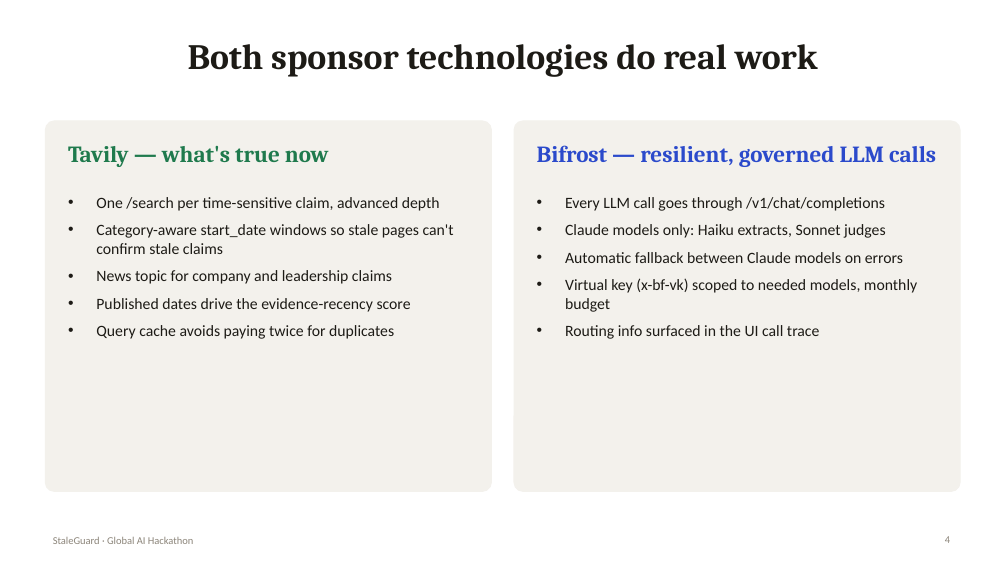
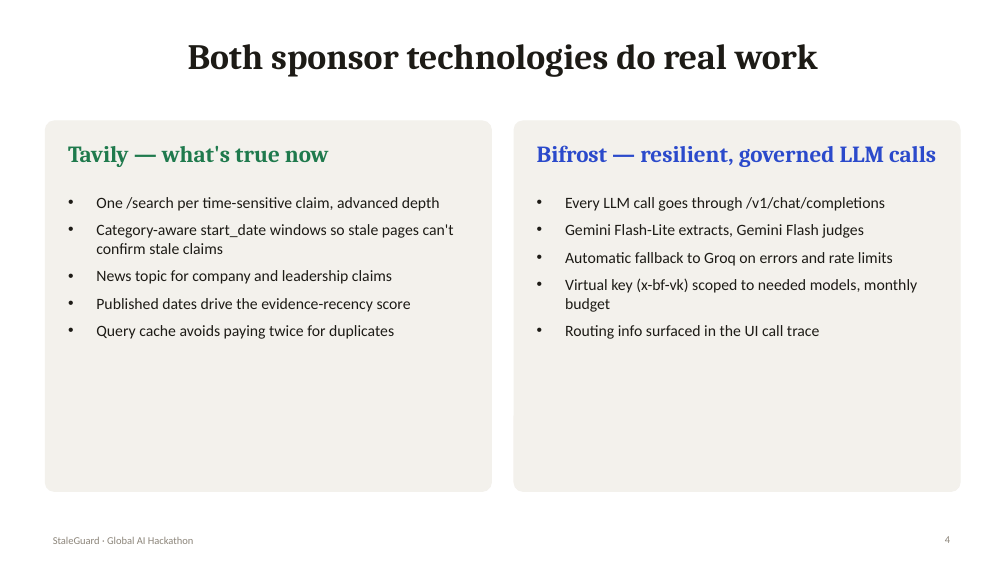
Before and after one commit to ishan5608/staleguard, a slide deck: slide 4 of docs/StaleGuard_pitch.pptx. Drawn at 1008x567 pixels with LibreOffice and Linux fonts; fonts in the diff are those of the drawing. Boxes give left, top, right and bottom in pixels: in the first picture for what was removed or moved away, otherwise in the second. Text is boxed around its words. In the diff, an @@ line names an element or a change of style, - is before the commit and + after.

```diff
--- a/docs/StaleGuard_pitch.pptx
+++ b/docs/StaleGuard_pitch.pptx
@@ text at box(565, 224, 893, 266): text changed @@
-• Claude models only: Haiku extracts, Sonnet judges
-• Automatic fallback between Claude models on errors
+• Gemini Flash-Lite extracts, Gemini Flash judges
+• Automatic fallback to Groq on errors and rate limits
```
Also in this commit, not shown: 1 other file.
